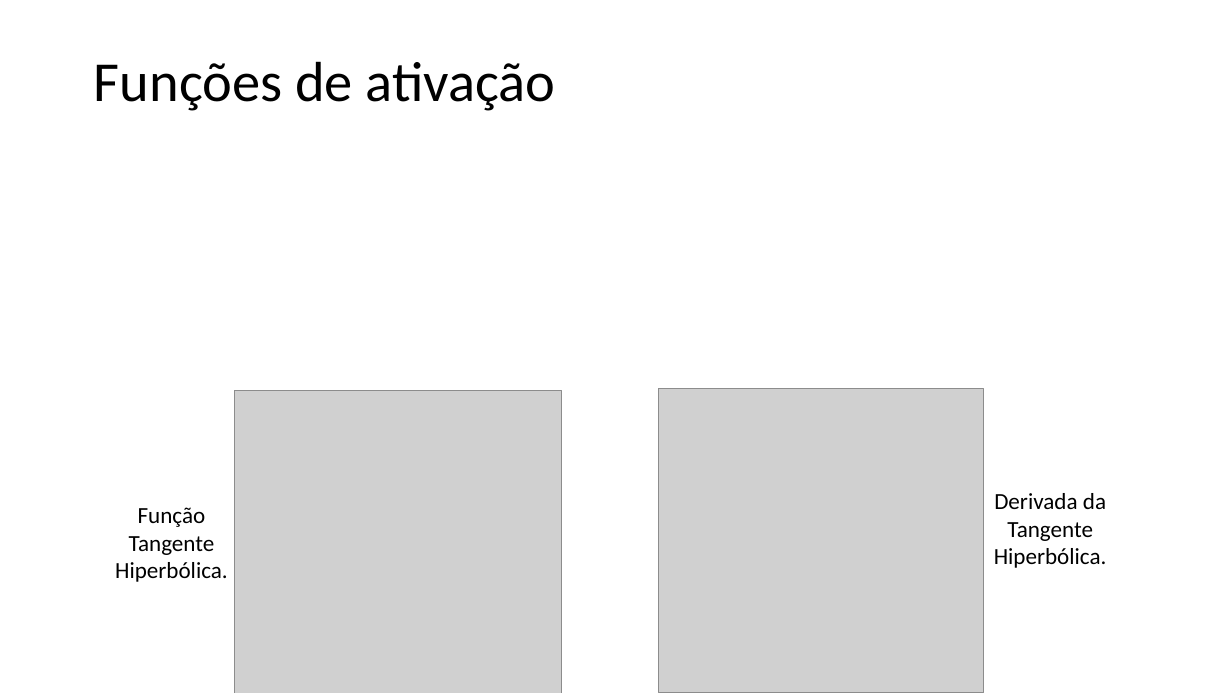
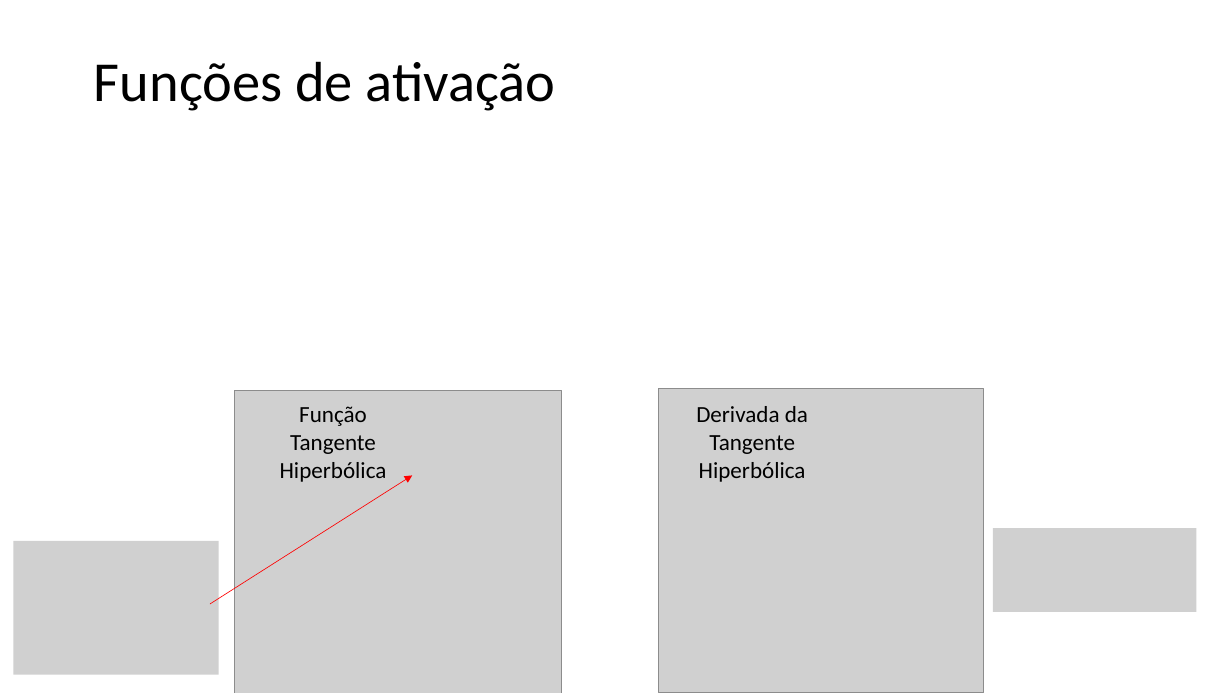
Before and after one commit to zz4fap/t320_aprendizado_de_maquina, a slide deck: slide 9 of slides/T320_Redes_Neurais_Artificiais (Parte II).pptx. Drawn at 1232x693 pixels with LibreOffice and Linux fonts; fonts in the diff are those of the drawing; grey boxes stand for pictures. Boxes give left, top, right and bottom in pixels: in the first picture for what was removed or moved away, otherwise in the second. Text is boxed around its words. In the diff, an @@ line names an element or a change of style, - is before the commit and + after.

```diff
--- a/slides/T320_Redes_Neurais_Artificiais (Parte II).pptx
+++ b/slides/T320_Redes_Neurais_Artificiais (Parte II).pptx
@@ text at (x1=280, y1=406, x2=387, y2=482): text changed @@
-Função Tangente Hiperbólica.
+Função Tangente Hiperbólica
@@ text at (x1=696, y1=406, x2=808, y2=482): text changed @@
-Derivada da Tangente Hiperbólica.
+Derivada da Tangente Hiperbólica
@@ arrow added from (210, 604) to (412, 475), #FF0000 0.5 pt @@
@@ picture added at (x1=994, y1=529, x2=1197, y2=613) @@
@@ picture added at (x1=13, y1=541, x2=218, y2=675) @@
```
Also in this commit, not shown: 8 other slides changed, 1 other file.
